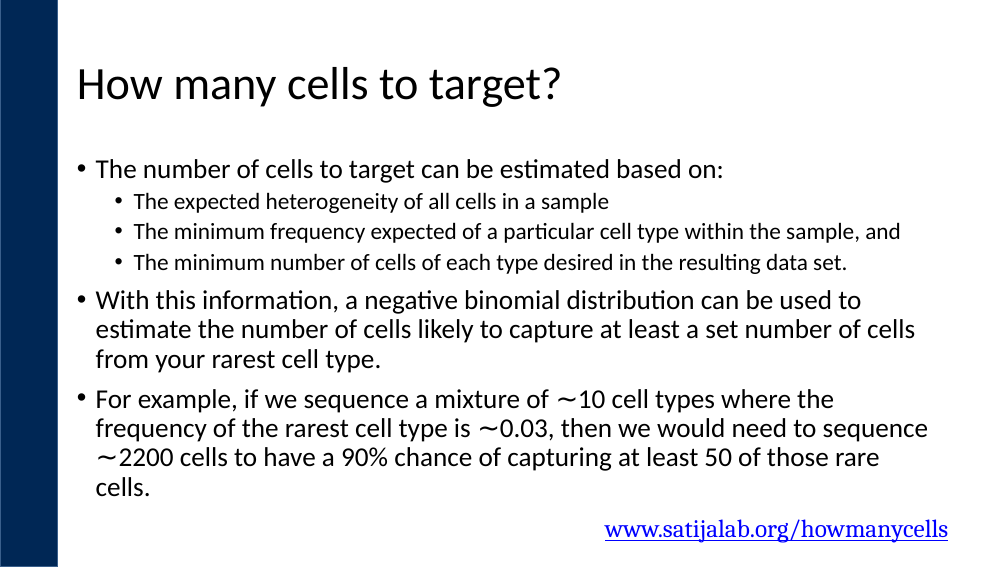
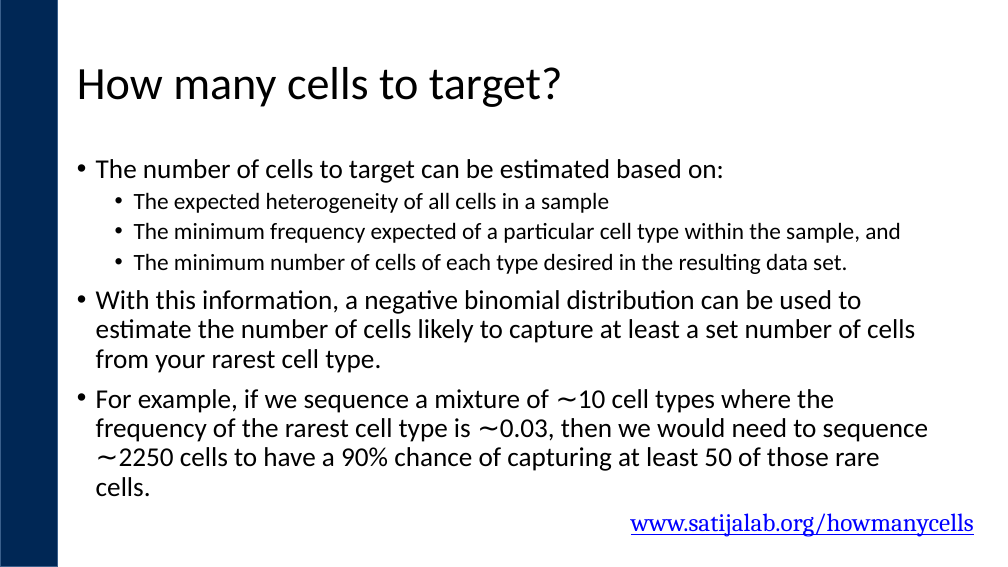
Before and after one commit to ucdavis-bioinformatics-training/ucdavis-bioinformatics-training.presentations, a slide deck: slide 8 of singlecell/singlecellRNAseq-expDesign.pptx (slide 9 before the commit). Drawn at 1008x567 pixels with LibreOffice and Linux fonts; fonts in the diff are those of the drawing; background and template pictures are left out. Boxes give left, top, right and bottom in pixels: in the first picture for what was removed or moved away, otherwise in the second. Text is boxed around its words. In the diff, an @@ line names an element or a change of style, - is before the commit and + after.

```diff
--- a/singlecell/singlecellRNAseq-expDesign.pptx
+++ b/singlecell/singlecellRNAseq-expDesign.pptx
@@ text at [96, 389, 929, 497]: text changed @@
-• For example, if we sequence a mixture of ∼10 cell types where the frequency of the rarest cell type is ∼0.03, then we would need to sequence ∼2200 cells to have a 90% chance of capturing at least 50 of those rare cells.
+• For example, if we sequence a mixture of ∼10 cell types where the frequency of the rarest cell type is ∼0.03, then we would need to sequence ∼2250 cells to have a 90% chance of capturing at least 50 of those rare cells.
@@ text "www.satijalab.org/howmanycells": place and size @@
-text "www.satijalab.org/howmanycells" at [605, 519, 948, 543]
+text "www.satijalab.org/howmanycells" at [631, 513, 974, 537]
```
Also in this commit, not shown: 5 other slides changed, 2 slides removed, 4 other files.
